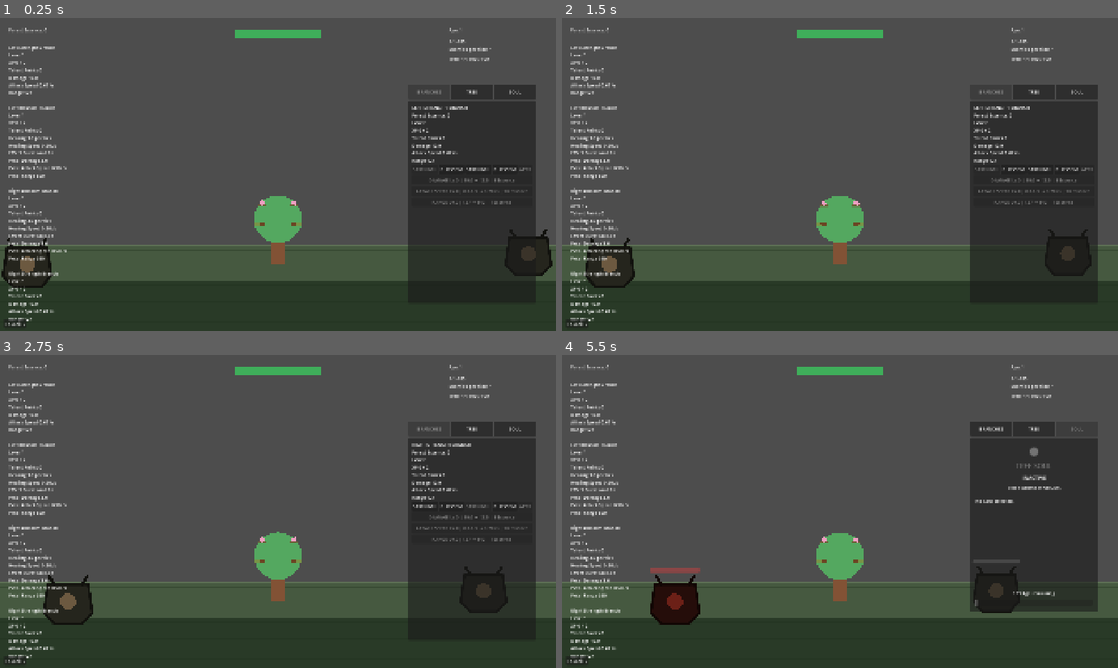
Above: before the commit, frames 1-4 (two rows, left to right).
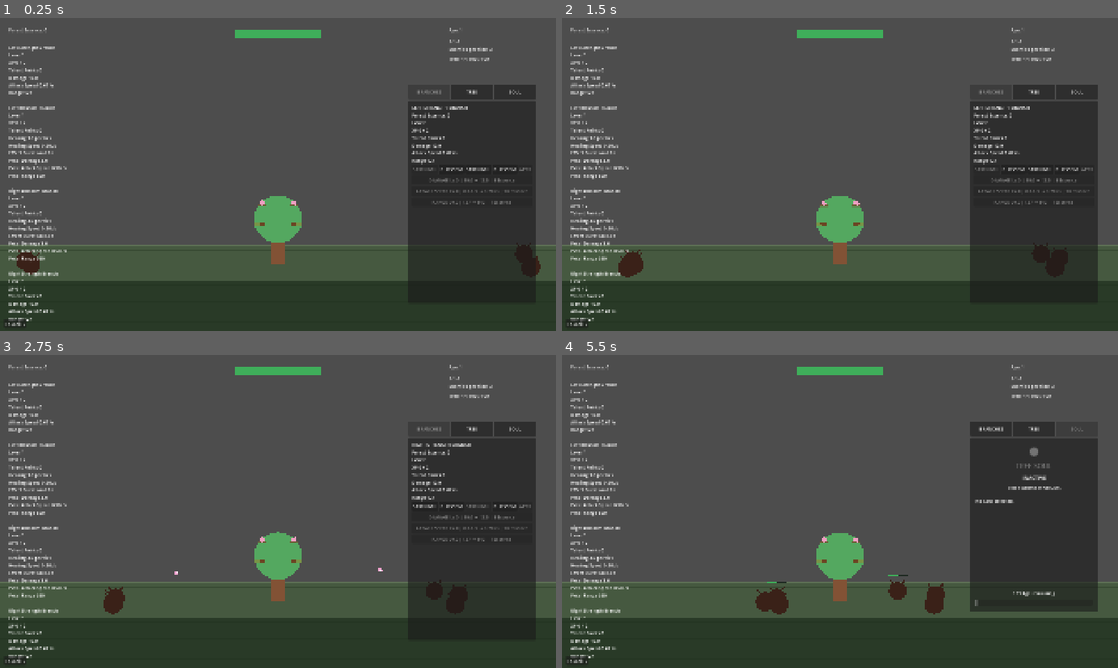
Above: after the commit, the same moments.

Repository: Triggggie/tree-guardian
Game: Godot game, scene res://scenes/main_world.tscn
Two runs of this game, one before a commit and one after it. Both use one fixed random seed, a clock stepped at 60 frames per second and the inputs below.
Inputs:
- Up to frame 1 (0.25 s): no input
- Up to frame 2 (1.5 s): click "BLOSSOM" at 0.5 s; click "STRENGTH" at 1.25 s
- Up to frame 3 (2.75 s): click "STRENGTH" at 2 s
- Up to frame 4 (5.5 s): click "BLOSSOM" at 2.75 s; click "TREE" at 3.5 s; click "BRANCHES" at 4.25 s; click "SOUL" at 5 s

The runs differ from the first frame. In frame 1, 1.3% of the frame differs, in the area x 0-100%, y 6-87%; in frame 2, 1.2%; in frame 3, 1.5%; in frame 4, 2.4%, in the area x 15-89%, y 6-87%.

Commit message:
Add per-slot Branch talent loadouts

Diff:
--- a/scenes/main_world.tscn
+++ b/scenes/main_world.tscn
@@ -310,7 +310,7 @@
 
 [node name="WaveDirector" type="Node" parent="." unique_id=1562890971]
 script = ExtResource("21_wave_director")
-debug_start_global_wave = 100
+debug_start_global_wave = 0
 
 [node name="WaveManager" type="Node" parent="." unique_id=300043025]
 script = ExtResource("5_wy0bs")
--- a/scripts/branches/branch_slot_rules.gd
+++ b/scripts/branches/branch_slot_rules.gd
@@ -6,6 +6,48 @@
 const LAST_STANDARD_SLOT: int = 4
 const APEX_SLOT: int = 5
 const TOTAL_SLOT_COUNT: int = 5
+
+const STANDARD_SLOT_1_ID: StringName = &"standard_slot_1"
+const STANDARD_SLOT_2_ID: StringName = &"standard_slot_2"
+const STANDARD_SLOT_3_ID: StringName = &"standard_slot_3"
+const STANDARD_SLOT_4_ID: StringName = &"standard_slot_4"
+const APEX_SLOT_ID: StringName = &"apex_slot"
+
+
+static func get_slot_id(
+	slot_index: int
+) -> StringName:
+	match slot_index:
+		1:
+			return STANDARD_SLOT_1_ID
+		2:
+			return STANDARD_SLOT_2_ID
+		3:
+			return STANDARD_SLOT_3_ID
+		4:
+			return STANDARD_SLOT_4_ID
+		5:
+			return APEX_SLOT_ID
+
+	return &""
+
+
+static func get_slot_index(
+	slot_id: StringName
+) -> int:
+	match slot_id:
+		STANDARD_SLOT_1_ID:
+			return 1
+		STANDARD_SLOT_2_ID:
+			return 2
+		STANDARD_SLOT_3_ID:
+			return 3
+		STANDARD_SLOT_4_ID:
+			return 4
+		APEX_SLOT_ID:
+			return 5
+
+	return -1
 
 
 static func is_valid_slot_index(
--- a/scripts/branches/combat_branch.gd
+++ b/scripts/branches/combat_branch.gd
@@ -223,6 +223,10 @@
 	return 1.0
 
 
+func get_slot_id() -> StringName:
+	return BranchSlotRules.get_slot_id(slot_index)
+
+
 func get_available_talent_points() -> int:
 	return available_talent_points
 
@@ -836,19 +840,28 @@
 	on_talent_purchased(&"")
 
 
-func apply_shared_progress(
-	progress: BranchProgressRecord
+func apply_progress_state(
+	shared_progress: BranchProgressRecord,
+	talent_loadout: BranchTalentLoadoutRecord,
+	available_points: int
 ) -> void:
-	if progress == null or progress.branch_id != branch_id:
+	if shared_progress == null or shared_progress.branch_id != branch_id:
 		return
 
-	branch_level = progress.branch_level
-	current_xp = progress.current_xp
-	available_talent_points = progress.available_talent_points
-	total_talent_points_earned = progress.total_talent_points_earned
-	purchased_talents = progress.purchased_talents.duplicate(true)
+	if (
+		talent_loadout == null
+		or talent_loadout.branch_id != branch_id
+		or talent_loadout.slot_id != get_slot_id()
+	):
+		return
+
+	branch_level = shared_progress.branch_level
+	current_xp = shared_progress.current_xp
+	available_talent_points = max(available_points, 0)
+	total_talent_points_earned = shared_progress.total_talent_points_earned
+	purchased_talents = talent_loadout.purchased_talents.duplicate(true)
 
 	apply_progress_upgrade_levels(
-		progress.upgrade_levels.duplicate(true)
+		shared_progress.upgrade_levels.duplicate(true)
 	)
 	on_shared_progress_applied()
--- a/scripts/progression/branch_progress_record.gd
+++ b/scripts/progression/branch_progress_record.gd
@@ -7,10 +7,8 @@
 var branch_level: int = 1
 var current_xp: int = 0
 
-var available_talent_points: int = 0
 var total_talent_points_earned: int = 0
 
-var purchased_talents: Dictionary = {}
 var upgrade_levels: Dictionary = {}
 
 
@@ -20,31 +18,10 @@
 	duplicated_record.branch_id = branch_id
 	duplicated_record.branch_level = branch_level
 	duplicated_record.current_xp = current_xp
-	duplicated_record.available_talent_points = available_talent_points
 	duplicated_record.total_talent_points_earned = total_talent_points_earned
-	duplicated_record.purchased_talents = purchased_talents.duplicate(true)
 	duplicated_record.upgrade_levels = upgrade_levels.duplicate(true)
 
 	return duplicated_record
-
-
-func is_talent_purchased(
-	talent_id: StringName
-) -> bool:
-	if talent_id == &"":
-		return false
-
-	return bool(purchased_talents.get(talent_id, false))
-
-
-func get_purchased_talent_ids() -> Array[StringName]:
-	var talent_ids: Array[StringName] = []
-
-	for talent_id in purchased_talents:
-		if bool(purchased_talents[talent_id]):
-			talent_ids.append(StringName(talent_id))
-
-	return talent_ids
 
 
 func get_upgrade_level(
@@ -71,15 +48,8 @@
 	if branch_id == &"" or branch_level < 1 or current_xp < 0:
 		return false
 
-	if available_talent_points < 0 or total_talent_points_earned < 0:
+	if total_talent_points_earned < 0:
 		return false
-
-	if available_talent_points > total_talent_points_earned:
-		return false
-
-	for talent_id in purchased_talents:
-		if StringName(talent_id) == &"":
-			return false
 
 	for upgrade_id in upgrade_levels:
 		if StringName(upgrade_id) == &"":
--- /dev/null
+++ b/scripts/progression/branch_talent_loadout_record.gd
@@ -0,0 +1,66 @@
+class_name BranchTalentLoadoutRecord
+extends RefCounted
+
+
+var slot_id: StringName = &""
+var branch_id: StringName = &""
+
+var purchased_talents: Dictionary = {}
+
+
+func duplicate_record() -> BranchTalentLoadoutRecord:
+	var duplicated_record := BranchTalentLoadoutRecord.new()
+
+	duplicated_record.slot_id = slot_id
+	duplicated_record.branch_id = branch_id
+	duplicated_record.purchased_talents = purchased_talents.duplicate(true)
+
+	return duplicated_record
+
+
+func is_talent_purchased(
+	talent_id: StringName
+) -> bool:
+	if talent_id == &"":
+		return false
+
+	return bool(purchased_talents.get(talent_id, false))
+
+
+func get_purchased_talent_ids() -> Array[StringName]:
+	var talent_ids: Array[StringName] = []
+
+	for talent_id in purchased_talents:
+		if bool(purchased_talents[talent_id]):
+			talent_ids.append(StringName(talent_id))
+
+	return talent_ids
+
+
+func set_talent_purchased(
+	talent_id: StringName,
+	purchased: bool = true
+) -> bool:
+	if talent_id == &"":
+		return false
+
+	if purchased:
+		purchased_talents[talent_id] = true
+	else:
+		purchased_talents.erase(talent_id)
+
+	return true
+
+
+func is_valid_record() -> bool:
+	if slot_id == &"" or BranchSlotRules.get_slot_index(slot_id) < 0:
+		return false
+
+	if branch_id == &"":
+		return false
+
+	for talent_id in purchased_talents:
+		if StringName(talent_id) == &"":
+			return false
+
+	return true
--- a/scripts/services/branch_progress_service.gd
+++ b/scripts/services/branch_progress_service.gd
@@ -5,12 +5,10 @@
 signal progress_changed(branch_id: StringName)
 signal xp_changed(branch_id: StringName, current_xp: int, xp_required: int)
 signal level_changed(branch_id: StringName, new_level: int)
-signal talent_points_changed(
-	branch_id: StringName,
-	available_points: int,
-	total_points_earned: int
-)
+signal talent_budget_changed(branch_id: StringName, total_points_earned: int)
+signal talent_loadout_changed(slot_id: StringName, branch_id: StringName)
 signal talent_changed(
+	slot_id: StringName,
 	branch_id: StringName,
 	talent_id: StringName,
 	is_purchased: bool
@@ -24,6 +22,7 @@
 
 var progress_by_branch_id: Dictionary = {}
 var registered_branches_by_id: Dictionary = {}
+var talent_loadouts_by_slot_id: Dictionary = {}
 
 
 func register_branch(branch: CombatBranch) -> bool:
@@ -31,11 +30,7 @@
 		return false
 
 	var branch_id: StringName = branch.branch_id
-	var registered_branches: Array = registered_branches_by_id.get(
-		branch_id,
-		[]
-	)
-
+	var registered_branches: Array = registered_branches_by_id.get(branch_id, [])
 	_prune_invalid_branches(registered_branches)
 
 	if not registered_branches.has(branch):
@@ -43,7 +38,7 @@
 
 	registered_branches_by_id[branch_id] = registered_branches
 	_get_or_create_progress(branch)
-
+	_get_or_create_talent_loadout(branch.get_slot_id(), branch_id)
 	return synchronize_branch(branch)
 
 
@@ -74,10 +69,66 @@
 
 func get_progress_copy(branch_id: StringName) -> BranchProgressRecord:
 	var progress: BranchProgressRecord = get_progress(branch_id)
+	return null if progress == null else progress.duplicate_record()
+
+
+func get_talent_loadout(
+	slot_id: StringName,
+	branch_id: StringName
+) -> BranchTalentLoadoutRecord:
+	if BranchSlotRules.get_slot_index(slot_id) < 0 or branch_id == &"":
+		return null
+
+	var loadouts_by_branch: Dictionary = talent_loadouts_by_slot_id.get(slot_id, {})
+	return loadouts_by_branch.get(branch_id) as BranchTalentLoadoutRecord
+
+
+func get_talent_loadout_copy(
+	slot_id: StringName,
+	branch_id: StringName
+) -> BranchTalentLoadoutRecord:
+	var loadout: BranchTalentLoadoutRecord = get_talent_loadout(slot_id, branch_id)
+	return null if loadout == null else loadout.duplicate_record()
+
+
+func get_talent_loadout_for_branch(
+	branch: CombatBranch
+) -> BranchTalentLoadoutRecord:
+	if not _is_usable_branch(branch):
+		return null
+
+	return get_talent_loadout(branch.get_slot_id(), branch.branch_id)
+
+
+func get_spent_talent_points(branch: CombatBranch) -> int:
+	var loadout: BranchTalentLoadoutRecord = get_talent_loadout_for_branch(branch)
+	if loadout == null:
+		return 0
+
+	var spent_points: int = 0
+	for talent_id in loadout.get_purchased_talent_ids():
+		var talent: TalentDefinition = branch.get_talent_definition(talent_id)
+		if not is_instance_valid(talent):
+			push_warning(
+				"Stored talent '%s' is unknown for %s in %s."
+				% [talent_id, branch.branch_id, branch.get_slot_id()]
+			)
+			continue
+
+		spent_points += max(talent.talent_point_cost, 0)
+
+	return spent_points
+
+
+func get_available_talent_points(branch: CombatBranch) -> int:
+	if not _is_usable_branch(branch):
+		return 0
+
+	var progress: BranchProgressRecord = get_progress(branch.branch_id)
 	if progress == null:
-		return null
-
-	return progress.duplicate_record()
+		return 0
+
+	return max(progress.total_talent_points_earned - get_spent_talent_points(branch), 0)
 
 
 func add_xp(branch: CombatBranch, amount: int) -> bool:
@@ -90,17 +141,14 @@
 
 	var xp_required: int = branch.get_safe_xp_required_per_level()
 	var previous_level: int = progress.branch_level
-	var previous_available_points: int = progress.available_talent_points
+	var previous_total_points: int = progress.total_talent_points_earned
 	var gained_talent_levels: Array[int] = []
-
 	progress.current_xp += amount
 
 	while progress.current_xp >= xp_required:
 		progress.current_xp -= xp_required
 		progress.branch_level += 1
-
 		if progress.branch_level in branch.talent_point_levels:
-			progress.available_talent_points += 1
 			progress.total_talent_points_earned += 1
 			gained_talent_levels.append(progress.branch_level)
 
@@ -109,91 +157,69 @@
 		branch.branch_id,
 		true,
 		progress.branch_level != previous_level,
-		progress.available_talent_points != previous_available_points,
+		progress.total_talent_points_earned != previous_total_points,
+		&"",
 		&"",
 		&"",
 		gained_talent_levels
 	)
-
 	progress_changed.emit(branch.branch_id)
 	xp_changed.emit(branch.branch_id, progress.current_xp, xp_required)
 
 	if progress.branch_level != previous_level:
 		level_changed.emit(branch.branch_id, progress.branch_level)
-
-	if progress.available_talent_points != previous_available_points:
-		talent_points_changed.emit(
-			branch.branch_id,
-			progress.available_talent_points,
-			progress.total_talent_points_earned
-		)
-
-	return true
-
-
-func purchase_talent(
-	branch: CombatBranch,
-	talent_id: StringName
-) -> bool:
+	if progress.total_talent_points_earned != previous_total_points:
+		talent_budget_changed.emit(branch.branch_id, progress.total_talent_points_earned)
+
+	return true
+
+
+func purchase_talent(branch: CombatBranch, talent_id: StringName) -> bool:
 	if talent_id == &"" or not _is_registered_branch(branch):
 		return false
 
 	var progress: BranchProgressRecord = get_progress(branch.branch_id)
+	var loadout: BranchTalentLoadoutRecord = get_talent_loadout_for_branch(branch)
 	var talent: TalentDefinition = branch.get_talent_definition(talent_id)
-
-	if progress == null or not is_instance_valid(talent):
-		return false
-
-	if progress.is_talent_purchased(talent_id):
-		return false
-
+	if progress == null or loadout == null or not is_instance_valid(talent):
+		return false
+	if loadout.is_talent_purchased(talent_id):
+		return false
 	if progress.branch_level < talent.required_branch_level:
 		return false
-
-	if progress.available_talent_points < talent.talent_point_cost:
+	if get_available_talent_points(branch) < talent.talent_point_cost:
 		return false
 
 	for prerequisite_id in talent.prerequisite_ids:
-		if not progress.is_talent_purchased(prerequisite_id):
+		if not loadout.is_talent_purchased(prerequisite_id):
 			return false
-
 	for conflicting_id in talent.conflicting_ids:
-		if progress.is_talent_purchased(conflicting_id):
+		if loadout.is_talent_purchased(conflicting_id):
 			return false
-
-	progress.available_talent_points -= talent.talent_point_cost
-	progress.purchased_talents[talent_id] = true
-
-	_synchronize_registered_branches(branch.branch_id)
+	if not loadout.set_talent_purchased(talent_id):
+		return false
+
+	_synchronize_registered_loadout(branch.get_slot_id(), branch.branch_id)
 	_emit_instance_progress_signals(
 		branch.branch_id,
 		false,
 		false,
 		true,
+		branch.get_slot_id(),
 		talent_id
 	)
-
 	progress_changed.emit(branch.branch_id)
-	talent_points_changed.emit(
-		branch.branch_id,
-		progress.available_talent_points,
-		progress.total_talent_points_earned
-	)
-	talent_changed.emit(branch.branch_id, talent_id, true)
-
-	return true
-
-
-func purchase_upgrade(
-	branch: CombatBranch,
-	upgrade_id: StringName
-) -> bool:
+	talent_loadout_changed.emit(branch.get_slot_id(), branch.branch_id)
+	talent_changed.emit(branch.get_slot_id(), branch.branch_id, talent_id, true)
+	return true
+
+
+func purchase_upgrade(branch: CombatBranch, upgrade_id: StringName) -> bool:
 	if upgrade_id == &"" or not _is_registered_branch(branch):
 		return false
 
 	var progress: BranchProgressRecord = get_progress(branch.branch_id)
 	var upgrade: UpgradeDefinition = branch.get_upgrade_definition(upgrade_id)
-
 	if progress == null or not is_instance_valid(upgrade):
 		return false
 
@@ -210,18 +236,9 @@
 		return false
 
 	_synchronize_registered_branches(branch.branch_id)
-	_emit_instance_progress_signals(
-		branch.branch_id,
-		false,
-		false,
-		false,
-		&"",
-		upgrade_id
-	)
-
+	_emit_instance_progress_signals(branch.branch_id, false, false, false, &"", &"", upgrade_id)
 	progress_changed.emit(branch.branch_id)
 	upgrade_changed.emit(branch.branch_id, upgrade_id, new_level)
-
 	return true
 
 
@@ -232,46 +249,83 @@
 	var progress: BranchProgressRecord = get_progress(branch.branch_id)
 	if progress == null:
 		progress = _get_or_create_progress(branch)
-
-	if progress == null or not progress.is_valid_record():
-		return false
-
-	branch.apply_shared_progress(progress)
+	var loadout: BranchTalentLoadoutRecord = _get_or_create_talent_loadout(
+		branch.get_slot_id(), branch.branch_id
+	)
+	if progress == null or loadout == null:
+		return false
+	if not progress.is_valid_record() or not loadout.is_valid_record():
+		return false
+	if not _validate_talent_loadout(branch, loadout):
+		return false
+
+	branch.apply_progress_state(progress, loadout, get_available_talent_points(branch))
 	return true
 
 
 func clear_runtime_progress_for_testing() -> void:
 	if not OS.is_debug_build():
-		push_warning(
-			"BranchProgressService test reset is debug-build only."
-		)
+		push_warning("BranchProgressService test reset is debug-build only.")
 		return
 
 	progress_by_branch_id.clear()
 	registered_branches_by_id.clear()
-
-
-func _get_or_create_progress(
-	branch: CombatBranch
-) -> BranchProgressRecord:
+	talent_loadouts_by_slot_id.clear()
+
+
+func _get_or_create_progress(branch: CombatBranch) -> BranchProgressRecord:
 	var existing_progress: BranchProgressRecord = get_progress(branch.branch_id)
 	if existing_progress != null:
 		return existing_progress
 
 	var progress := BranchProgressRecord.new()
 	progress.branch_id = branch.branch_id
-
 	for upgrade_id in branch.get_upgrade_ids():
 		progress.set_upgrade_level(upgrade_id, 0)
-
 	progress_by_branch_id[branch.branch_id] = progress
 	return progress
+
+
+func _get_or_create_talent_loadout(
+	slot_id: StringName,
+	branch_id: StringName
+) -> BranchTalentLoadoutRecord:
+	if BranchSlotRules.get_slot_index(slot_id) < 0 or branch_id == &"":
+		return null
+
+	var existing: BranchTalentLoadoutRecord = get_talent_loadout(slot_id, branch_id)
+	if existing != null:
+		return existing
+
+	var loadout := BranchTalentLoadoutRecord.new()
+	loadout.slot_id = slot_id
+	loadout.branch_id = branch_id
+	var loadouts_by_branch: Dictionary = talent_loadouts_by_slot_id.get(slot_id, {})
+	loadouts_by_branch[branch_id] = loadout
+	talent_loadouts_by_slot_id[slot_id] = loadouts_by_branch
+	return loadout
+
+
+func _validate_talent_loadout(
+	branch: CombatBranch,
+	loadout: BranchTalentLoadoutRecord
+) -> bool:
+	for talent_id in loadout.get_purchased_talent_ids():
+		if not is_instance_valid(branch.get_talent_definition(talent_id)):
+			push_warning(
+				"Stored talent '%s' is unknown for %s in %s; synchronization was skipped."
+				% [talent_id, branch.branch_id, branch.get_slot_id()]
+			)
+			return false
+
+	return true
 
 
 func _is_usable_branch(branch: CombatBranch) -> bool:
 	return (
 		is_instance_valid(branch)
 		and branch.branch_id != &""
+		and branch.get_slot_id() != &""
 		and is_instance_valid(branch.branch_definition)
 		and branch.branch_definition.branch_id == branch.branch_id
 	)
@@ -280,12 +334,7 @@
 func _is_registered_branch(branch: CombatBranch) -> bool:
 	if not _is_usable_branch(branch):
 		return false
-
-	var registered_branches: Array = registered_branches_by_id.get(
-		branch.branch_id,
-		[]
-	)
-
+	var registered_branches: Array = registered_branches_by_id.get(branch.branch_id, [])
 	return registered_branches.has(branch)
 
 
@@ -296,15 +345,19 @@
 
 
 func _synchronize_registered_branches(branch_id: StringName) -> void:
-	var registered_branches: Array = registered_branches_by_id.get(
-		branch_id,
-		[]
-	)
-
-	_prune_invalid_branches(registered_branches)
-
+	var registered_branches: Array = registered_branches_by_id.get(branch_id, [])
+	_prune_invalid_branches(registered_branches)
 	for branch in registered_branches:
 		synchronize_branch(branch as CombatBranch)
+
+
+func _synchronize_registered_loadout(slot_id: StringName, branch_id: StringName) -> void:
+	var registered_branches: Array = registered_branches_by_id.get(branch_id, [])
+	_prune_invalid_branches(registered_branches)
+	for branch_value in registered_branches:
+		var branch := branch_value as CombatBranch
+		if branch.get_slot_id() == slot_id:
+			synchronize_branch(branch)
 
 
 func _emit_instance_progress_signals(
@@ -312,6 +365,7 @@
 	emit_xp: bool,
 	emit_level: bool,
 	emit_talent_points: bool,
+	slot_id: StringName = &"",
 	talent_id: StringName = &"",
 	upgrade_id: StringName = &"",
 	gained_talent_levels: Array[int] = []
@@ -320,42 +374,20 @@
 	if progress == null:
 		return
 
-	var registered_branches: Array = registered_branches_by_id.get(
-		branch_id,
-		[]
-	)
-
-	_prune_invalid_branches(registered_branches)
-
+	var registered_branches: Array = registered_branches_by_id.get(branch_id, [])
+	_prune_invalid_branches(registered_branches)
 	for branch_value in registered_branches:
 		var branch := branch_value as CombatBranch
-
+		var branch_available: int = get_available_talent_points(branch)
 		if emit_level:
 			branch.level_changed.emit(progress.branch_level)
-
 		if emit_talent_points:
-			branch.talent_points_changed.emit(
-				progress.available_talent_points,
-				progress.total_talent_points_earned
-			)
-
+			branch.talent_points_changed.emit(branch_available, progress.total_talent_points_earned)
 		for talent_level in gained_talent_levels:
-			branch.talent_point_gained.emit(
-				talent_level,
-				progress.available_talent_points
-			)
-
-		if talent_id != &"":
+			branch.talent_point_gained.emit(talent_level, branch_available)
+		if talent_id != &"" and branch.get_slot_id() == slot_id:
 			branch.talent_changed.emit(talent_id, true)
-
 		if upgrade_id != &"":
-			branch.upgrade_changed.emit(
-				upgrade_id,
-				progress.get_upgrade_level(upgrade_id)
-			)
-
+			branch.upgrade_changed.emit(upgrade_id, progress.get_upgrade_level(upgrade_id))
 		if emit_xp:
-			branch.xp_changed.emit(
-				progress.current_xp,
-				branch.get_safe_xp_required_per_level()
-			)
+			branch.xp_changed.emit(progress.current_xp, branch.get_safe_xp_required_per_level())
Not shown, added: scripts/progression/branch_talent_loadout_record.gd.uid
